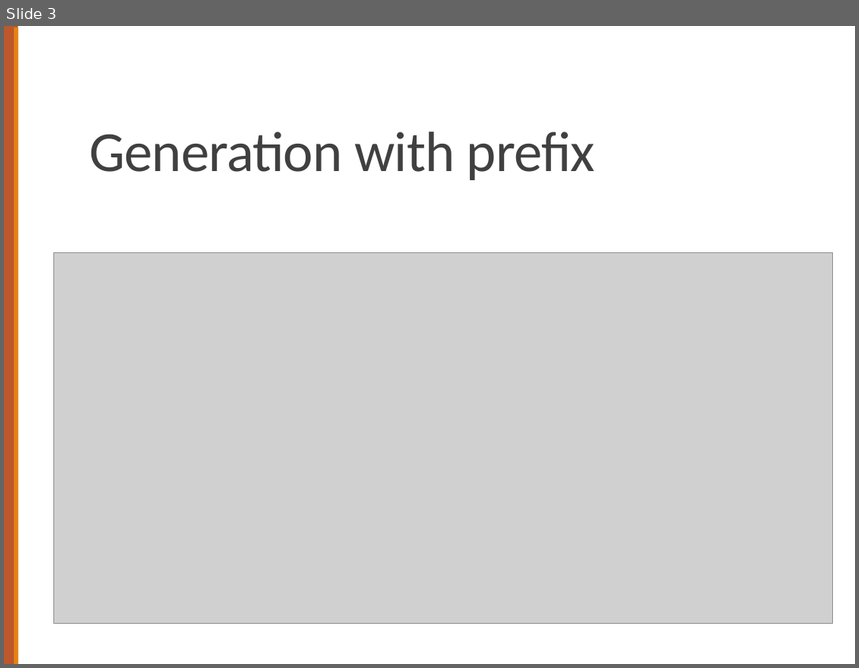
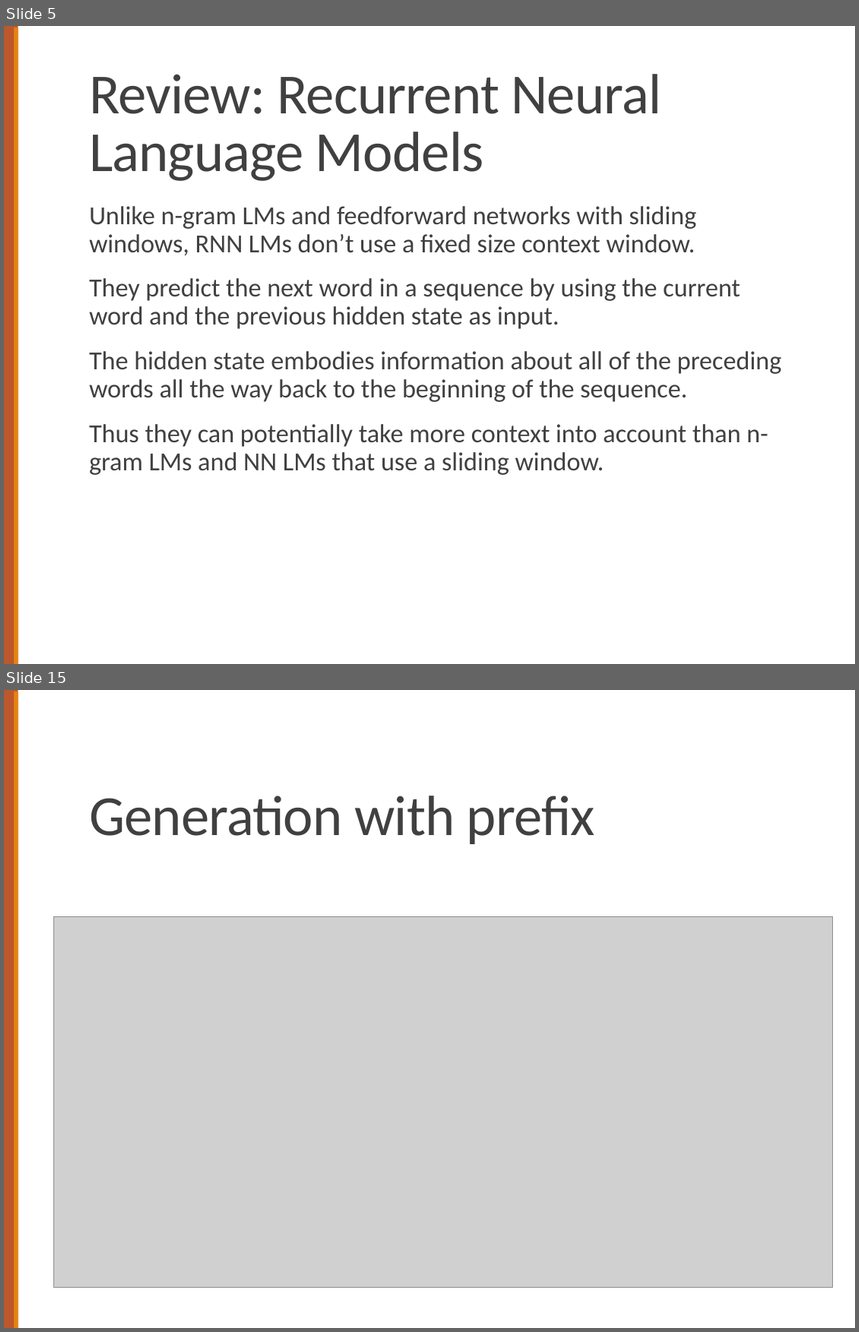
Before and after one commit to computational-linguistics-class/computational-linguistics-class.github.io, a slide deck: slides/18-encoder-decoder-models.pptx. Shown one above the other, each under a label of ours: slide 3 before the commit, slides 5 and 15 after it; the slides between them are not shown. The pictures are 859x668 and 859x1332 pixels, drawn with LibreOffice and Linux fonts; fonts in the diff are those of the drawing; grey boxes stand for pictures. Boxes give left, top, right and bottom in pixels: in the first picture for what was removed or moved away, otherwise in the second. Text is boxed around its words. In the diff, an @@ line names an element or a change of style, - is before the commit and + after.

```diff
--- a/slides/18-encoder-decoder-models.pptx
+++ b/slides/18-encoder-decoder-models.pptx
@@ slide 5 added at box(4, 26, 855, 664), background #FFFFFF; not listed: 2 template elements that a slide beside it also shows @@
@@ title added at box(89, 74, 661, 181), 48 pt, text #404040 @@
+Review: Recurrent Neural Language Models
@@ text added at box(89, 206, 782, 475), 22 pt, text #404040 @@
+  Unlike n-gram LMs and feedforward networks with sliding windows, RNN LMs don’t use a fixed size context window.
+  They predict the next word in a sequence by using the current word and the previous hidden state as input.
+  The hidden state embodies information about all of the preceding words all the way back to the beginning of the sequence.
+  Thus they can potentially take more context into account than n-gram LMs and NN LMs that use a sliding window.
@@ what was slide 3 is now slide 15 @@
```
Also in this commit, not shown: 5 slides changed, 19 other slides added, 2 other files.
